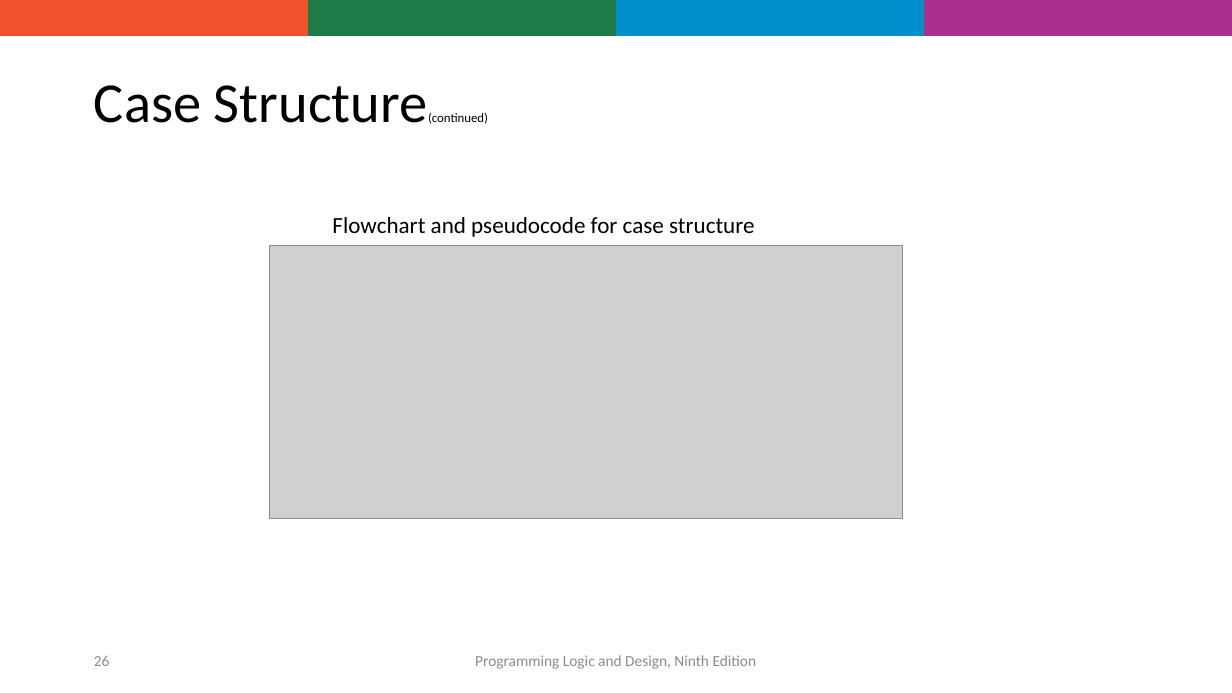
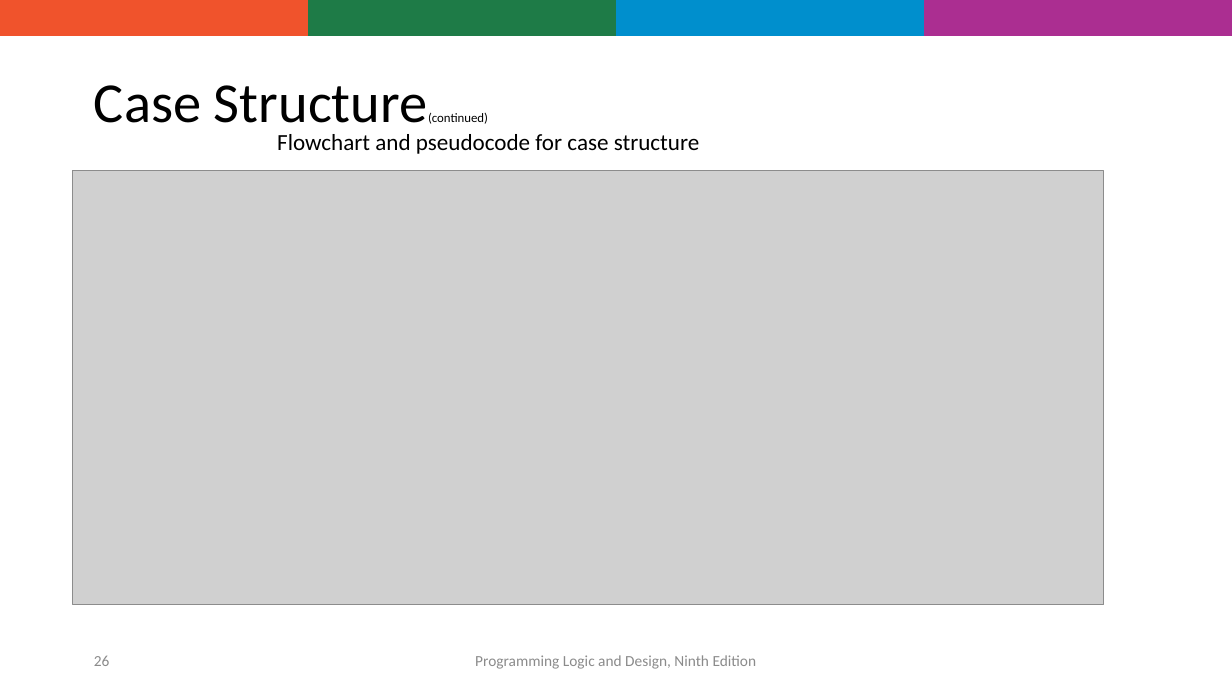
Before and after one commit to shyed2001/Utsho, a slide deck: slide 26 of OODP/OODP101_Week3 (1).pptx. Drawn at 1232x693 pixels with LibreOffice and Linux fonts; fonts in the diff are those of the drawing; grey boxes stand for pictures; background and template pictures are left out. Boxes give left, top, right and bottom in pixels: in the first picture for what was removed or moved away, otherwise in the second. Text is boxed around its words. In the diff, an @@ line names an element or a change of style, - is before the commit and + after.

```diff
--- a/OODP/OODP101_Week3 (1).pptx
+++ b/OODP/OODP101_Week3 (1).pptx
@@ text "Flowchart and pseudocode for case ...": place and size @@
-text "Flowchart and pseudocode for case ..." at bbox=[332, 217, 754, 237]
+text "Flowchart and pseudocode for case ..." at bbox=[277, 134, 699, 154]
@@ picture: place and size @@
-picture at bbox=[270, 246, 903, 518]
+picture at bbox=[73, 171, 1104, 605]
```
Also in this commit, not shown: 5 other slides changed, 2 other files.
